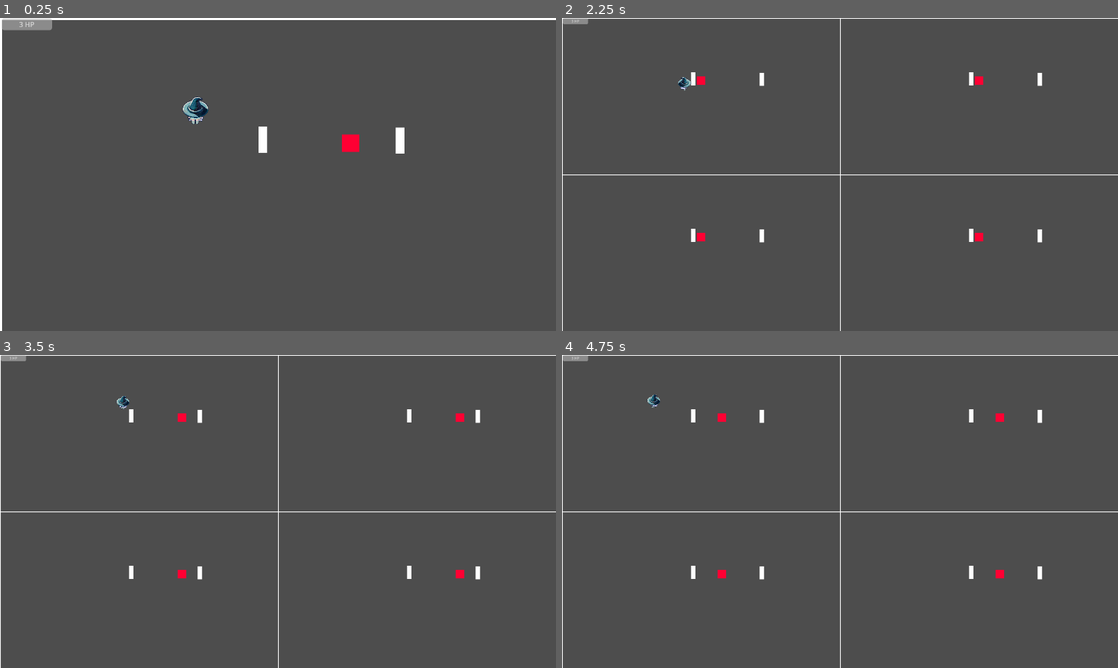
Above: before the commit, frames 1-4 (two rows, left to right).
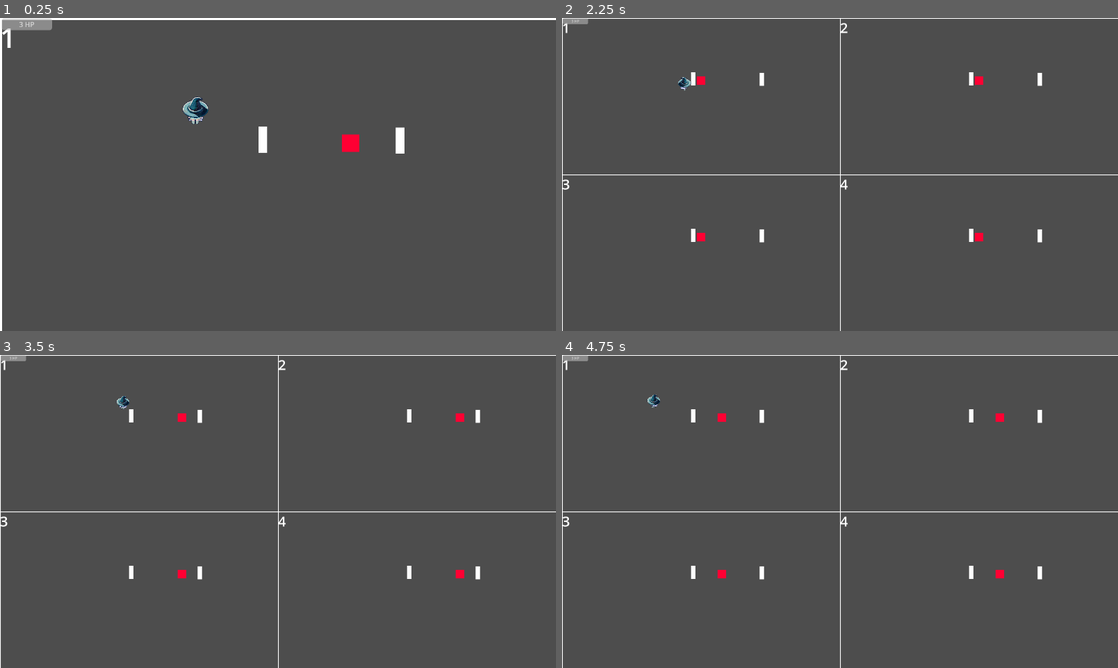
Above: after the commit, the same moments.

Repository: Profedejocs/Game-Off-Jam-2023
Game: Godot game, scene res://Game.tscn
Same seed, same stepped clock (60 frames per second), same inputs: the game is played once before the commit and once after it.
Inputs (mouse positions are in pixels of both pictures, inside the frame that each line leads up to):
- Up to frame 1 (0.25 s): no input
- Up to frame 2 (2.25 s): move the mouse to (962, 158) at 0.52 s; press the mouse at (962, 158) at 0.53 s; hold D (right) 0.53-1.28 s; move the mouse to (728, 190) at 1.27 s; release the mouse at (728, 190) at 1.28 s; hold S (down) 1.28-2.03 s; tap E (zoom_in) at 1.35 s; move the mouse to (895, 105) at 2.02 s; hold D (right) from 2.03 s (still down); hold Q (zoom_out) from 2.03 s (still down)
- Up to frame 3 (3.5 s): move the mouse to (250, 574) at 2.77 s; release D (right) at 2.78 s; release Q (zoom_out) at 2.78 s; hold W (up) from 2.78 s (still down); click (250, 574) at 2.85 s
- Up to frame 4 (4.75 s): move the mouse to (1006, 558) at 3.52 s; release W (up) at 3.53 s; hold E (zoom_in) 3.53-4.28 s; hold A (left) from 3.53 s (still down); move the mouse to (673, 464) at 4.27 s; tap Q (zoom_out) at 4.35 s

The runs differ from the first frame. In frame 1, less than 0.1% of the frame differs, in the area x 0-2%, y 3-10%; in frame 2, less than 0.1%, in the area x 0-52%, y 1-55%; in frame 3, less than 0.1%; in frame 4, less than 0.1%.

Commit message:
Added umbering to Worlds for debug

Diff:
--- a/Godot-1/Game.tscn
+++ b/Godot-1/Game.tscn
@@ -1,8 +1,11 @@
-[gd_scene load_steps=4 format=3 uid="uid://dbi8ackoutlq8"]
+[gd_scene load_steps=5 format=3 uid="uid://dbi8ackoutlq8"]
 
 [ext_resource type="Script" path="res://Game.gd" id="1_8i711"]
 [ext_resource type="PackedScene" uid="uid://dyhstebufiwf" path="res://tile.tscn" id="2_q85al"]
 [ext_resource type="PackedScene" uid="uid://bbmq47f63njf6" path="res://Player/Player.tscn" id="3_7yxed"]
+
+[sub_resource type="LabelSettings" id="LabelSettings_eerf3"]
+font_size = 64
 
 [node name="Game" type="Node2D"]
 script = ExtResource("1_8i711")
@@ -11,52 +14,148 @@
 
 [node name="Wrld0" parent="TopWorlds" instance=ExtResource("2_q85al")]
 
+[node name="Label" type="Label" parent="TopWorlds/Wrld0"]
+offset_right = 40.0
+offset_bottom = 23.0
+text = "1"
+label_settings = SubResource("LabelSettings_eerf3")
+
 [node name="Wrld1" parent="TopWorlds" instance=ExtResource("2_q85al")]
 position = Vector2(1280, 0)
+
+[node name="Label2" type="Label" parent="TopWorlds/Wrld1"]
+offset_right = 40.0
+offset_bottom = 91.0
+text = "2"
+label_settings = SubResource("LabelSettings_eerf3")
 
 [node name="Wrld2" parent="TopWorlds" instance=ExtResource("2_q85al")]
 position = Vector2(0, 720)
 
+[node name="Label3" type="Label" parent="TopWorlds/Wrld2"]
+offset_right = 40.0
+offset_bottom = 91.0
+text = "3"
+label_settings = SubResource("LabelSettings_eerf3")
+
 [node name="Wrld3" parent="TopWorlds" instance=ExtResource("2_q85al")]
 position = Vector2(1280, 720)
+
+[node name="Label4" type="Label" parent="TopWorlds/Wrld3"]
+offset_right = 40.0
+offset_bottom = 91.0
+text = "4"
+label_settings = SubResource("LabelSettings_eerf3")
 
 [node name="Wrld4" parent="TopWorlds" instance=ExtResource("2_q85al")]
 position = Vector2(2560, 720)
 
+[node name="Label5" type="Label" parent="TopWorlds/Wrld4"]
+offset_right = 40.0
+offset_bottom = 91.0
+text = "5"
+label_settings = SubResource("LabelSettings_eerf3")
+
 [node name="Wrld5" parent="TopWorlds" instance=ExtResource("2_q85al")]
 position = Vector2(2560, 0)
+
+[node name="Label6" type="Label" parent="TopWorlds/Wrld5"]
+offset_right = 40.0
+offset_bottom = 91.0
+text = "6"
+label_settings = SubResource("LabelSettings_eerf3")
 
 [node name="Wrld6" parent="TopWorlds" instance=ExtResource("2_q85al")]
 position = Vector2(3840, 0)
 
+[node name="Label7" type="Label" parent="TopWorlds/Wrld6"]
+offset_right = 40.0
+offset_bottom = 91.0
+text = "7"
+label_settings = SubResource("LabelSettings_eerf3")
+
 [node name="Wrld7" parent="TopWorlds" instance=ExtResource("2_q85al")]
 position = Vector2(3840, 720)
+
+[node name="Label8" type="Label" parent="TopWorlds/Wrld7"]
+offset_right = 40.0
+offset_bottom = 91.0
+text = "8"
+label_settings = SubResource("LabelSettings_eerf3")
 
 [node name="BottomWorlds" type="Node2D" parent="."]
 position = Vector2(0, 1440)
 
 [node name="Wrld0" parent="BottomWorlds" instance=ExtResource("2_q85al")]
 
+[node name="Label" type="Label" parent="BottomWorlds/Wrld0"]
+offset_right = 40.0
+offset_bottom = 23.0
+text = "9"
+label_settings = SubResource("LabelSettings_eerf3")
+
 [node name="Wrld1" parent="BottomWorlds" instance=ExtResource("2_q85al")]
 position = Vector2(1280, 0)
+
+[node name="Label2" type="Label" parent="BottomWorlds/Wrld1"]
+offset_right = 40.0
+offset_bottom = 91.0
+text = "10"
+label_settings = SubResource("LabelSettings_eerf3")
 
 [node name="Wrld2" parent="BottomWorlds" instance=ExtResource("2_q85al")]
 position = Vector2(0, 720)
 
+[node name="Label3" type="Label" parent="BottomWorlds/Wrld2"]
+offset_right = 40.0
+offset_bottom = 91.0
+text = "11"
+label_settings = SubResource("LabelSettings_eerf3")
+
 [node name="Wrld3" parent="BottomWorlds" instance=ExtResource("2_q85al")]
 position = Vector2(1280, 720)
+
+[node name="Label4" type="Label" parent="BottomWorlds/Wrld3"]
+offset_right = 40.0
+offset_bottom = 91.0
+text = "12"
+label_settings = SubResource("LabelSettings_eerf3")
 
 [node name="Wrld4" parent="BottomWorlds" instance=ExtResource("2_q85al")]
 position = Vector2(2560, 720)
 
+[node name="Label5" type="Label" parent="BottomWorlds/Wrld4"]
+offset_right = 40.0
+offset_bottom = 91.0
+text = "13"
+label_settings = SubResource("LabelSettings_eerf3")
+
 [node name="Wrld5" parent="BottomWorlds" instance=ExtResource("2_q85al")]
 position = Vector2(2560, 0)
+
+[node name="Label6" type="Label" parent="BottomWorlds/Wrld5"]
+offset_right = 40.0
+offset_bottom = 91.0
+text = "14"
+label_settings = SubResource("LabelSettings_eerf3")
 
 [node name="Wrld6" parent="BottomWorlds" instance=ExtResource("2_q85al")]
 position = Vector2(3840, 0)
 
+[node name="Label7" type="Label" parent="BottomWorlds/Wrld6"]
+offset_right = 40.0
+offset_bottom = 91.0
+text = "15"
+label_settings = SubResource("LabelSettings_eerf3")
+
 [node name="Wrld7" parent="BottomWorlds" instance=ExtResource("2_q85al")]
 position = Vector2(3840, 720)
+
+[node name="Label8" type="Label" parent="BottomWorlds/Wrld7"]
+offset_right = 40.0
+offset_bottom = 91.0
+text = "16"
+label_settings = SubResource("LabelSettings_eerf3")
 
 [node name="Player" parent="." instance=ExtResource("3_7yxed")]
 position = Vector2(449, 216)
--- a/Godot-1/project.godot
+++ b/Godot-1/project.godot
@@ -30,7 +30,7 @@
 
 [editor]
 
-movie_writer/movie_file="E:/vids/Multiple Worlds.avi"
+movie_writer/movie_file="E:/vids/Camera Movement Between Wrlds.avi"
 
 [input]
 
